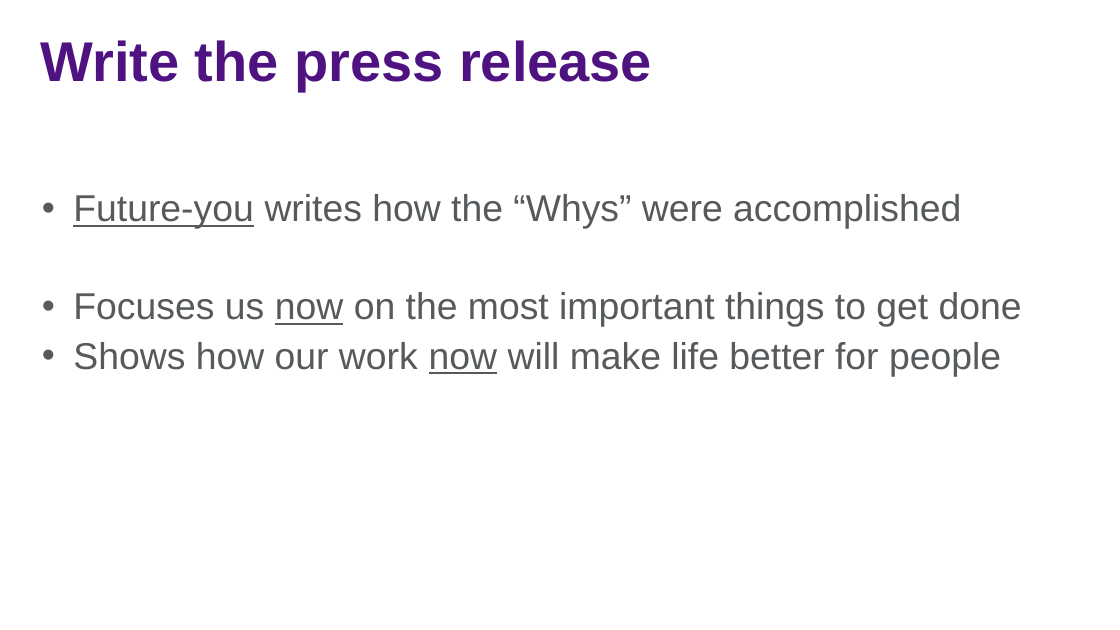
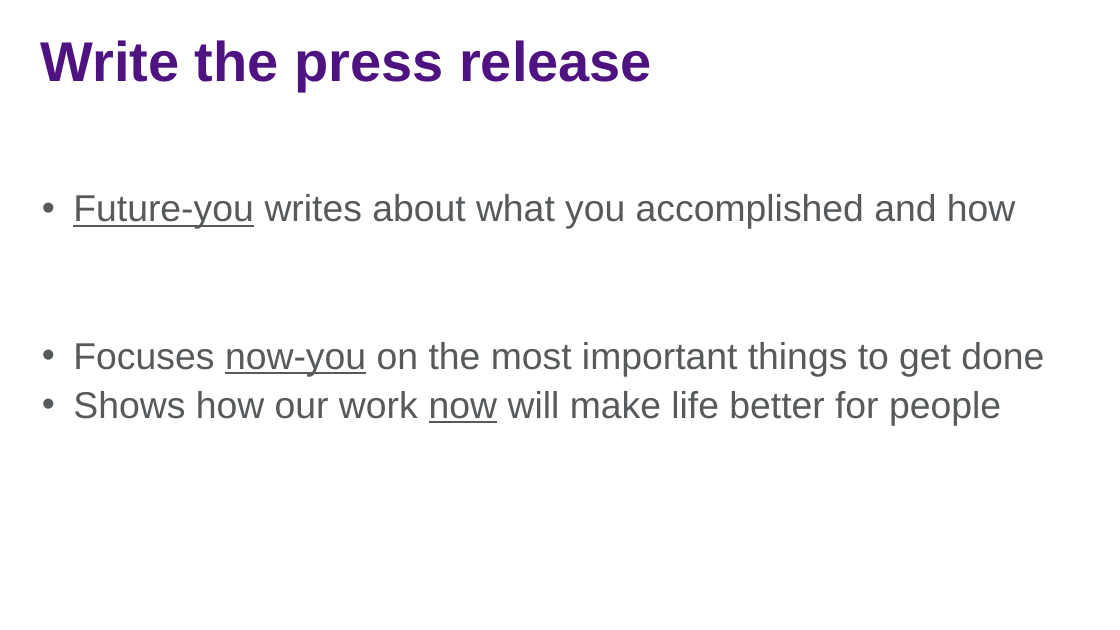
Before and after one commit to jasonjwood/presentations, a slide deck: slide 9 of InFusion2016 - Getting It Done - Jason Wood.pptx. Drawn at 1120x630 pixels with LibreOffice and Linux fonts; fonts in the diff are those of the drawing; background and template pictures are left out. Boxes give left, top, right and bottom in pixels: in the first picture for what was removed or moved away, otherwise in the second. Text is boxed around its words. In the diff, an @@ line names an element or a change of style, - is before the commit and + after.

```diff
--- a/InFusion2016 - Getting It Done - Jason Wood.pptx
+++ b/InFusion2016 - Getting It Done - Jason Wood.pptx
@@ text at (73,194,1044,376): text changed @@
-• Future-you writes how the “Whys” were accomplished
-• Focuses us now on the most important things to get done
+• Future-you writes about what you accomplished and how
+• Focuses now-you on the most important things to get done
```
Also in this commit, not shown: 6 other slides changed.
